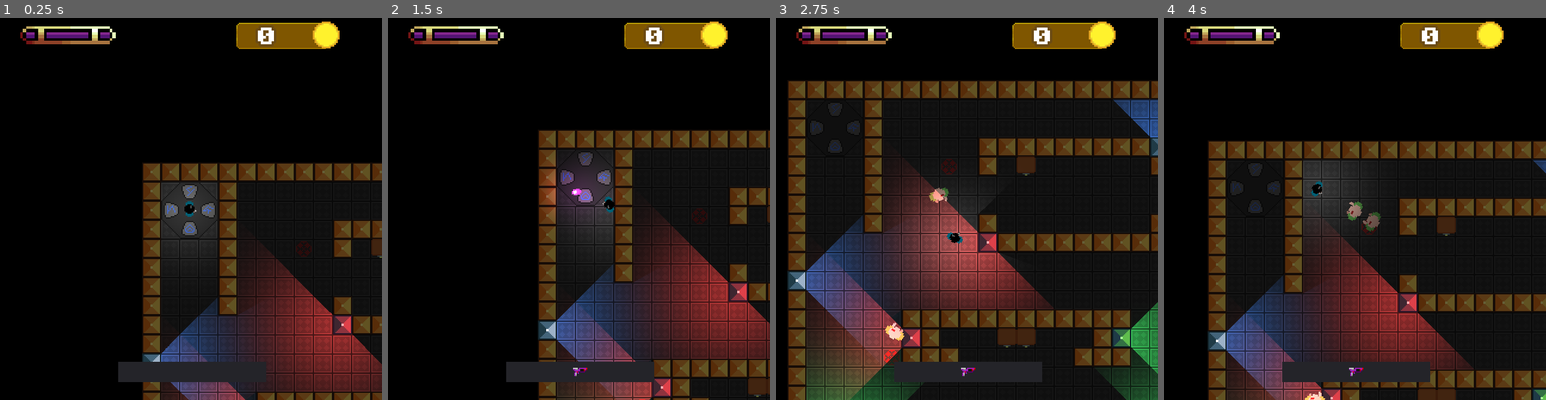
Above: before the commit, frames 1-4 (left to right).
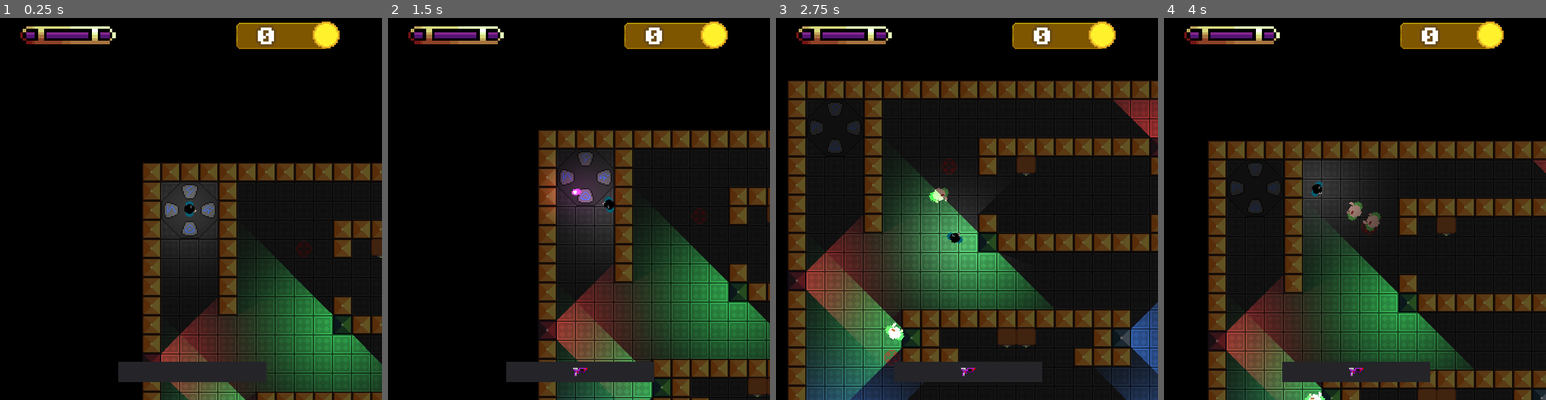
Above: after the commit, the same moments.

Repository: AngelPhenix/Gauntlet
Game: Godot game, scene res://Stages/FinishedStages/Level_1.tscn
Same seed, same stepped clock (60 frames per second), same inputs: the game is played once before the commit and once after it. This scene is started directly instead of the project's main scene.
Inputs (mouse positions are in pixels of both pictures, inside the frame that each line leads up to):
- Up to frame 1 (0.25 s): no input
- Up to frame 2 (1.5 s): move the mouse to (460, 209) at 0.52 s; hold Right (ui_right) 0.53-1.28 s; tap E (action) at 0.6 s; click (460, 209) at 0.67 s; move the mouse to (502, 228) at 1.27 s; hold Down (ui_down) from 1.28 s (still down); click (502, 228) at 1.35 s
- Up to frame 3 (2.75 s): move the mouse to (1005, 124) at 2.02 s; release Down (ui_down) at 2.03 s; hold Right (ui_right) from 2.03 s (still down); tap E (action) at 2.1 s
- Up to frame 4 (4 s): move the mouse to (1335, 285) at 2.77 s; release Right (ui_right) at 2.78 s; hold Up (ui_up) 2.78-3.53 s; click (1335, 285) at 2.85 s; move the mouse to (1469, 266) at 3.52 s; hold Left (ui_left) from 3.53 s (still down); tap E (action) at 3.6 s

The runs differ from the first frame. In frame 1, 10% of the frame differs, in the area x 37-100%, y 62-100%; in frame 2, 12%; in frame 3, 18%, in the area x 2-100%, y 21-100%; in frame 4, 12%.

Commit message:
Revamped torch system and colors

Diff:
--- a/Scenes/Torch.tscn
+++ b/Scenes/Torch.tscn
@@ -1,14 +1,11 @@
-[gd_scene load_steps=7 format=2]
+[gd_scene load_steps=6 format=2]
 
 [ext_resource path="res://Scripts/torch.gd" type="Script" id=1]
-[ext_resource path="res://Sprites/redtorch.png" type="Texture" id=2]
+[ext_resource path="res://Sprites/torch.png" type="Texture" id=2]
 [ext_resource path="res://Sprites/lightmask02.png" type="Texture" id=3]
 
 [sub_resource type="RectangleShape2D" id=1]
 extents = Vector2( 8, 8 )
-
-[sub_resource type="CanvasItemMaterial" id=4]
-light_mode = 1
 
 [sub_resource type="OccluderPolygon2D" id=3]
 polygon = PoolVector2Array( -8, -8, 8, -8, 8, 8, -8, 8 )
@@ -27,8 +24,8 @@
 
 [node name="sprite" type="Sprite" parent="."]
 light_mask = 0
-material = SubResource( 4 )
 texture = ExtResource( 2 )
+hframes = 3
 
 [node name="light" type="Light2D" parent="."]
 light_mask = 4
--- a/Scripts/torch.gd
+++ b/Scripts/torch.gd
@@ -1,32 +1,22 @@
 extends StaticBody2D
-
-onready var blue_sprite = preload("res://Sprites/bluetorch.png")
-onready var red_sprite = preload("res://Sprites/redtorch.png")
-onready var green_sprite = preload("res://Sprites/greentorch.png")
 
 export var blue_color: Color
 export var red_color: Color
 export var green_color: Color
 
+onready var torch_colors: Array = [red_color, green_color, blue_color]
+
 func _ready():
-
-	var torch_settings: Dictionary = {
-		0 : {
-			"sprite" : "res://Sprites/bluetorch.png",
-			"color" : blue_color
-		},
-		1 : {
-			"sprite" : "res://Sprites/redtorch.png",
-			"color" : red_color
-		},
-		2 : {
-			"sprite" : "res://Sprites/greentorch.png",
-			"color" : green_color
-		}
-	}
-
 	var rng = RandomNumberGenerator.new()
 	rng.randomize()
-	var index: int = rng.randi_range(0, torch_settings.size()-1)
-	$sprite.texture = load(torch_settings[index]["sprite"])
-	$light.color = torch_settings[index]["color"]
+	var index: int = rng.randi_range(0, torch_colors.size()-1)
+	$sprite.frame = index
+	$light.color = torch_colors[index]
+
+
+#func _ready():
+#	var rng = RandomNumberGenerator.new()
+#	rng.randomize()
+#	var index: int = rng.randi_range(0, torch_colors.size()-1)
+#	$sprite.modulate = torch_colors[index]
+#	$light.color = torch_colors[index]
Binary file removed: Sprites/bluetorch.png
Not shown, removed: Sprites/bluetorch.png.import
Binary file removed: Sprites/greentorch.png
Binary file removed: Sprites/redtorch.png
Binary file added: Sprites/test.png
Not shown, changed: Sprites/test.png.import
Binary file added: Sprites/torch.png
Not shown, changed: Sprites/torch.png.import
